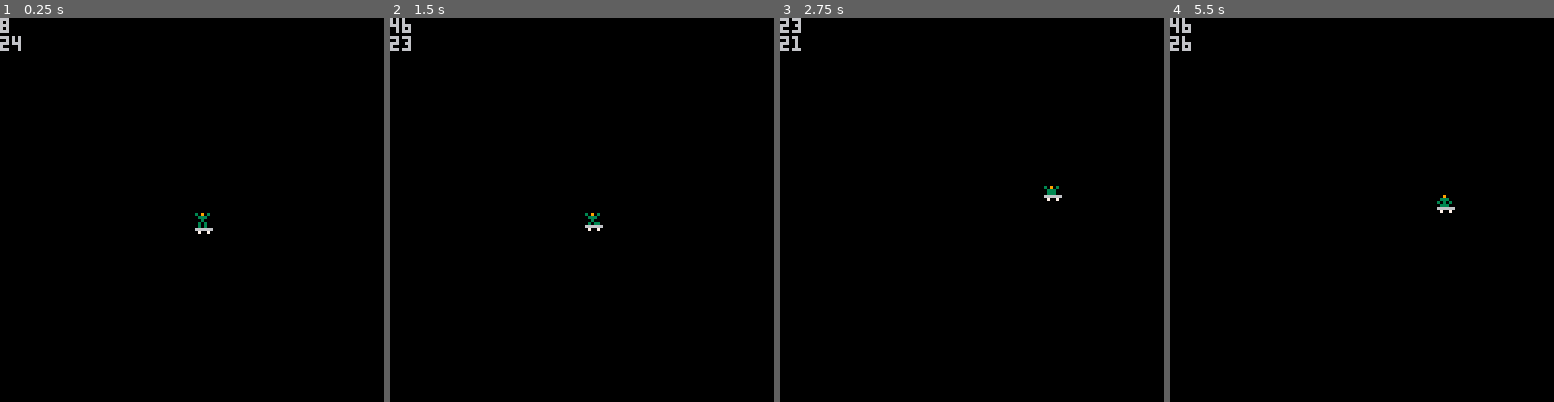
Above: before the commit, frames 1-4 (left to right).
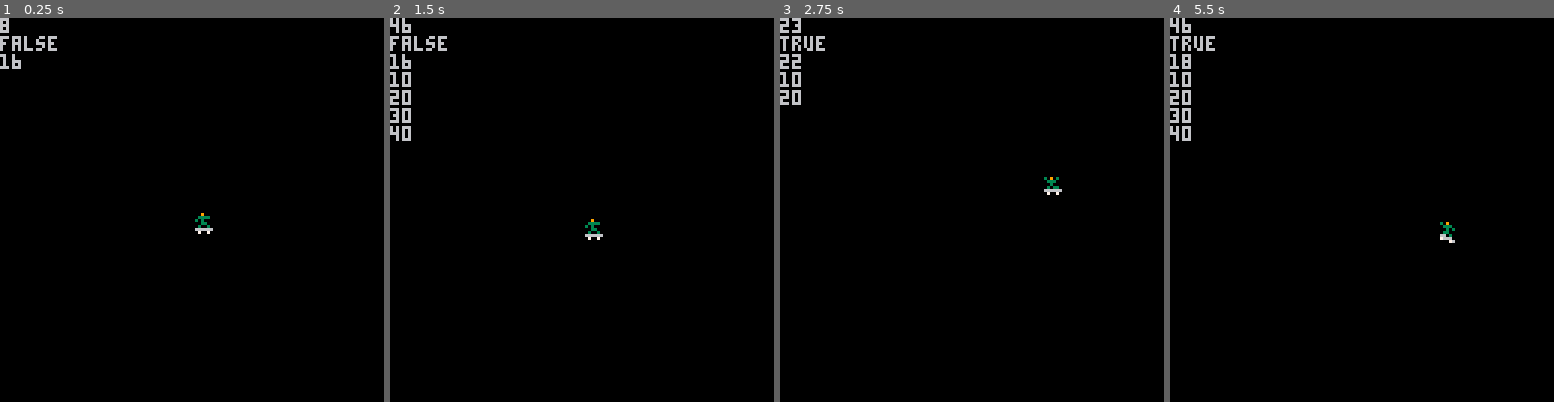
Above: after the commit, the same moments.

Repository: Aiglobelam/pico8
Game: PICO-8 cartridge skategod.p8
Two runs of this game, one before a commit and one after it. Both use one fixed random seed, a clock stepped at 60 frames per second and the inputs below.
Inputs:
- Up to frame 1 (0.25 s): no input
- Up to frame 2 (1.5 s): tap X (X key) at 0.33, 1.07 s; tap O (Z key) at 0.7 s
- Up to frame 3 (2.75 s): hold Right 1.6-2.1 s; tap O (Z key) at 1.7, 2.1, 2.5 s; tap X (X key) at 1.85 s; hold Up 2.15-2.42 s; hold Right from 2.47 s (still down)
- Up to frame 4 (5.5 s): tap O (Z key) every 0.4 s from 2.9 to 5.3 s; tap X (X key) at 2.97, 4.08, 5.2 s; release Right at 3.03 s; hold Left 3.08-3.58 s; hold Down 3.63-3.97 s; hold Right 4.02-4.68 s; hold Up 4.73-5.03 s; hold Left from 5.08 s (still down)

The runs differ from the first frame. In frame 1, 0.4% of the frame differs, in the area x 0-55%, y 4-55%; in frame 2, 1.0%; in frame 3, 0.8%; in frame 4, 1.1%, in the area x 0-75%, y 4-59%.

Commit message:
player can jump and has jump animation

Diff:
--- a/skategod.p8
+++ b/skategod.p8
@@ -2,51 +2,105 @@
 version 8
 __lua__
 function _init()
-	x = 64
-	y = 64
+	actor={}
+		actor.x=64
+		actor.y=64
+		actor.sprite=16
+		actor.spriteflip_x=false
+		--timer for managing animation
+		actor.timer=1
+		actor.isjumping=false
+
 	frame = 0
-	si_jump_start=16
-	si_jump_end=28
-	psi=16
-end
-
+
+end
+
+function actor_jump()
+  if actor.isjumping then
+  	-- animate at 10 frames/s
+  	if frame%3==0 then
+  	 actor.sprite+=1
+  		if actor.sprite <= 21 then
+  			actor.y-=2
+  		end
+  		if actor.sprite > 21
+  		   and actor.sprite <= 26 then
+  			actor.y+=2
+  		end
+  	end
+  	if actor.sprite >= 27 then
+  		actor.sprite = 16
+  		actor.isjumping=false
+  	end
+  end
+end
+
+function actor_move()
+  -- left
+	 if (btn(0) and actor.x > 0)
+	 	then
+	 		actor.x -= 1
+	 		actor.spriteflip_x=true
+	 	end
+  -- right
+  if (btn(1) and actor.x < 127)
+  	then
+  		actor.x += 1
+  		actor.spriteflip_x=false
+  	end
+  -- down
+  if (btn(2) and actor.y > 0)
+  	then actor.y -= 1 end
+  -- upp
+  if (btn(3) and actor.y < 127)
+  	then actor.y += 1 end
+  -- jump button is z
+  if btnp(4)
+  			and not actor.isjumping
+  	then
+   actor.isjumping=true
+  end
+  if btnp(5) then
+  	actor.sprite=16
+  	actor.y+=5
+  	actor.isjumping=false
+  end
+
+  actor_jump()
+
+
+end
 -- called once per update, 30fps
 function _update()
-	 frame+=1
-
-	 if frame==61
-	 then
-	 	frame=1
-	 end
-
-	 if (btn(0) and x > 0)
-	 	then x -= 1 end
-  if (btn(1) and x < 127)
-  	then x += 1 end
-  if (btn(2) and y > 0)
-  	then y -= 1 end
-  if (btn(3) and y < 127)
-  	then y += 1 end
-
-	psi+=1
-	if psi == si_jump_end+1 then
-		psi=si_jump_start
-	end
-end
-
-function anim(framespeed,
-														fs,
-														x)
- local curframe = 0
- local counter = 0
-
-end
+	frame+=1
+	if frame==61 then frame=1 end
+
+	actor_move()
+
+end
+
 -- called once per visible frame
 function _draw()
   cls()
-  spr(psi,x,y)
-  print(frame)
-  print(psi)
+  spr(actor.sprite,
+  				actor.x,
+  				actor.y,
+  				1,1,
+  				actor.spriteflip_x)
+  print_debug()
+end
+
+function print_debug()
+ print(frame)
+ print(actor.isjumping)
+ print(actor.sprite)
+ if frame >= 10 then print(10) end
+ if frame >= 20 then print(20) end
+ if frame >= 30 then print(30) end
+ if frame >= 40 then print(40) end
+ if frame >= 50 then print(50) end
+ if frame == 60 then print(60) end
+ if frame > 60 then print(error) end
 end
 __gfx__
 00000000000000000000000000000000000000000000000000000000000000000000000000000000000000000000000000000000000000000000000000000000
@@ -58,13 +112,13 @@
 00000000000000000000000000000000000000000000000000000000000000000000000000000000000000000000000000000000000000000000000000000000
 00000000000000000000000000000000000000000000000000000000000000000000000000000000000000000000000000000000000000000000000000000000
 00000000000000000000000003090300030903000309030003090300000000000000000000000000000000000000000000000000000000000000000000000000
-00090000000000000009030000333000003330000033300000333000030903000309030000000000000000000309030003090300000000000000000000000000
-00333300000900000033300000030000000300000033300000030000003330000033300000090000000900000033300000333000000000000000000000000000
-03030000003330000303000000033000003033000666666000303300000300000003000000333000003330000003000000030000000000000000000000000000
-00033000030303000003300000306600066666600070070006666660003033000030300003030300030303000003300000033000000000000000000000000000
-00300300003330000030660000666700007007000000000000700700066666600030300000333000003330000030030000300300000000000000000000000000
-06666660066666600066670006700000000000000000000000000000007007000666666006666660066666600666666006666660000000000000000000000000
-00700700007007000670000000000000000000000000000000000000000000000070070000700700007007000070070000700700000000000000000000000000
+00090000000000000009030000333000003330000033300000333000030903000309030000000000030903000000000000000000000000000000000000000000
+00333300000900000033300000030000000300000033300000030000003330000033300000090000003330000000000000000000000000000000000000000000
+03030000003330000303000000033000003033000666666000303300000300000003000000333000000300000000000000000000000000000000000000000000
+00033000030303000003300000306600066666600070070006666660003033000030300003030300000330000000000000000000000000000000000000000000
+00300300003330000030660000666700007007000000000000700700066666600030300000333000003003000000000000000000000000000000000000000000
+06666660066666600066670006700000000000000000000000000000007007000666666006666660066666600000000000000000000000000000000000000000
+00700700007007000670000000000000000000000000000000000000000000000070070000700700007007000000000000000000000000000000000000000000
 00000000000000000000000000000000000000000000000000000000000000000000000000000000000000000000000000000000000000000000000000000000
 00000000000000000000000000000000000000000000000000000000000000000000000000000000000000000000000000000000000000000000000000000000
 00000000000000000000000000000000000000000000000000000000000000000000000000000000000000000000000000000000000000000000000000000000
